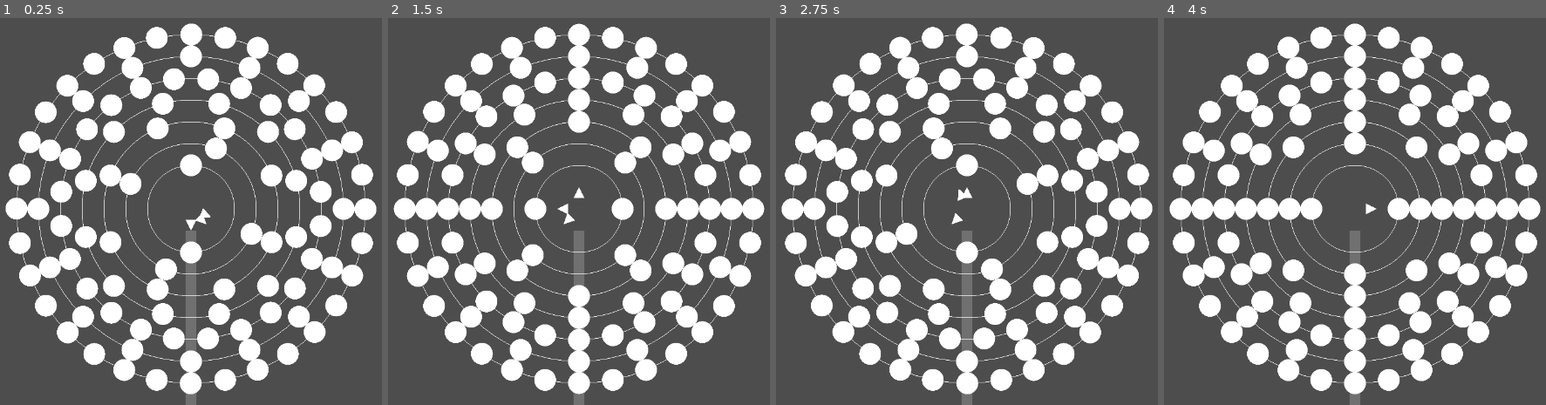
Above: before the commit, frames 1-4 (left to right).
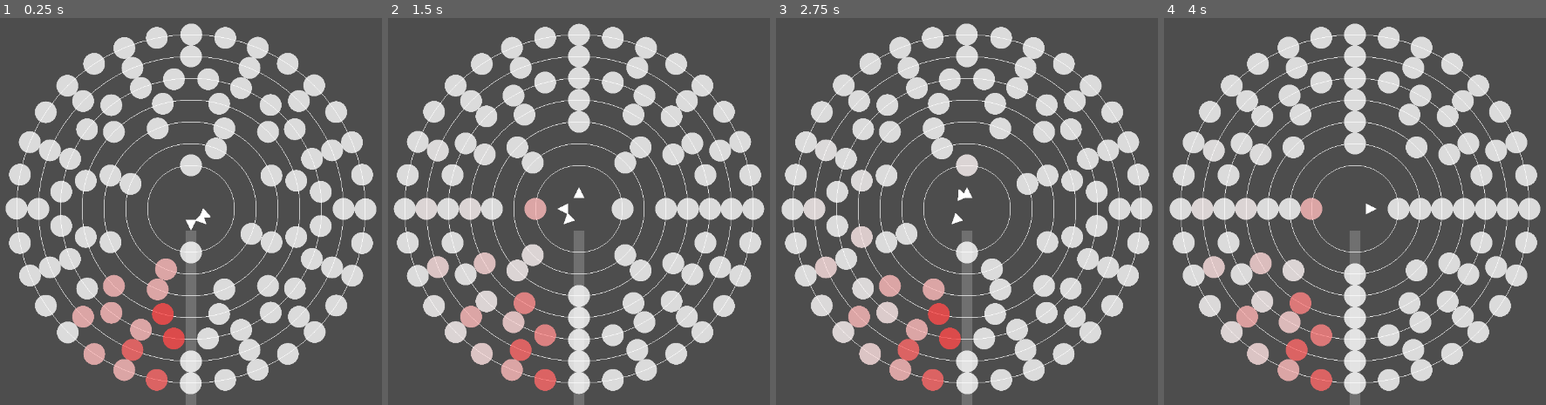
Above: after the commit, the same moments.

Repository: kamikoloss/syzygy
Game: Godot game, scene res://scenes/main.tscn
Two runs of this game, one before a commit and one after it. Both use one fixed random seed, a clock stepped at 60 frames per second and the inputs below.
Inputs:
- Up to frame 1 (0.25 s): no input
- Up to frame 2 (1.5 s): no input
- Up to frame 3 (2.75 s): no input
- Up to frame 4 (4 s): no input

The runs differ from the first frame. In frame 1, 24% of the frame differs, in the area x 1-99%, y 1-98%; in frame 2, 24%; in frame 3, 24%; in frame 4, 24%.

Commit message:
update Chip to detect ChipSensor, ChipHolder

Diff:
--- a/scenes/chip.gd
+++ b/scenes/chip.gd
@@ -1,2 +1,44 @@
 class_name Chip
 extends Control
+
+@export var area: Area2D
+
+
+func _ready() -> void:
+    area.area_entered.connect(_on_area_entered)
+    area.area_exited.connect(_on_area_exited)
+
+
+func _on_area_entered(other_area: Area2D) -> void:
+    var other_area_parent = other_area.get_parent()
+    if other_area_parent is ChipSensor:
+        _on_entered_chip_sensor(other_area_parent)
+    elif other_area_parent is ChipHolder:
+        _on_entered_chip_holder(other_area_parent)
+
+
+func _on_area_exited(other_area: Area2D) -> void:
+    var other_area_parent = other_area.get_parent()
+    if other_area_parent is ChipSensor:
+        _on_exited_chip_sensor(other_area_parent)
+    elif other_area_parent is ChipHolder:
+        _on_exited_chip_holder(other_area_parent)
+
+
+func _on_entered_chip_sensor(sensor: ChipSensor) -> void:
+    var tween := create_tween()
+    tween.set_ease(Tween.EASE_OUT).set_trans(Tween.TRANS_QUINT)
+    tween.tween_property(self, "modulate", Color.RED, 0.0)
+    tween.tween_property(self, "modulate", Color.WHITE, 1.0)
+
+
+func _on_entered_chip_holder(holder: ChipHolder) -> void:
+    pass
+
+
+func _on_exited_chip_sensor(sensor: ChipSensor) -> void:
+    pass
+
+
+func _on_exited_chip_holder(holder: ChipHolder) -> void:
+    pass
--- a/scenes/chip.tscn
+++ b/scenes/chip.tscn
@@ -1,14 +1,19 @@
-[gd_scene load_steps=3 format=3 uid="uid://b185sasx51q0n"]
+[gd_scene load_steps=4 format=3 uid="uid://b185sasx51q0n"]
 
 [ext_resource type="Script" uid="uid://djmmguviuq25j" path="res://scenes/chip.gd" id="1_ojlvc"]
 [ext_resource type="Texture2D" uid="uid://byjint8y6mjij" path="res://textures/base_circle.svg" id="1_ri5qt"]
 
-[node name="Chip" type="Control"]
+[sub_resource type="CircleShape2D" id="CircleShape2D_su0yu"]
+radius = 20.0
+
+[node name="Chip" type="Control" node_paths=PackedStringArray("area")]
 layout_mode = 3
 anchors_preset = 0
 script = ExtResource("1_ojlvc")
+area = NodePath("Area2D")
 
 [node name="TextureRect" type="TextureRect" parent="."]
+self_modulate = Color(1, 1, 1, 0.8)
 layout_mode = 0
 offset_left = -20.0
 offset_top = -20.0
@@ -16,3 +21,8 @@
 offset_bottom = 20.0
 texture = ExtResource("1_ri5qt")
 expand_mode = 1
+
+[node name="Area2D" type="Area2D" parent="."]
+
+[node name="CollisionShape2D" type="CollisionShape2D" parent="Area2D"]
+shape = SubResource("CircleShape2D_su0yu")
